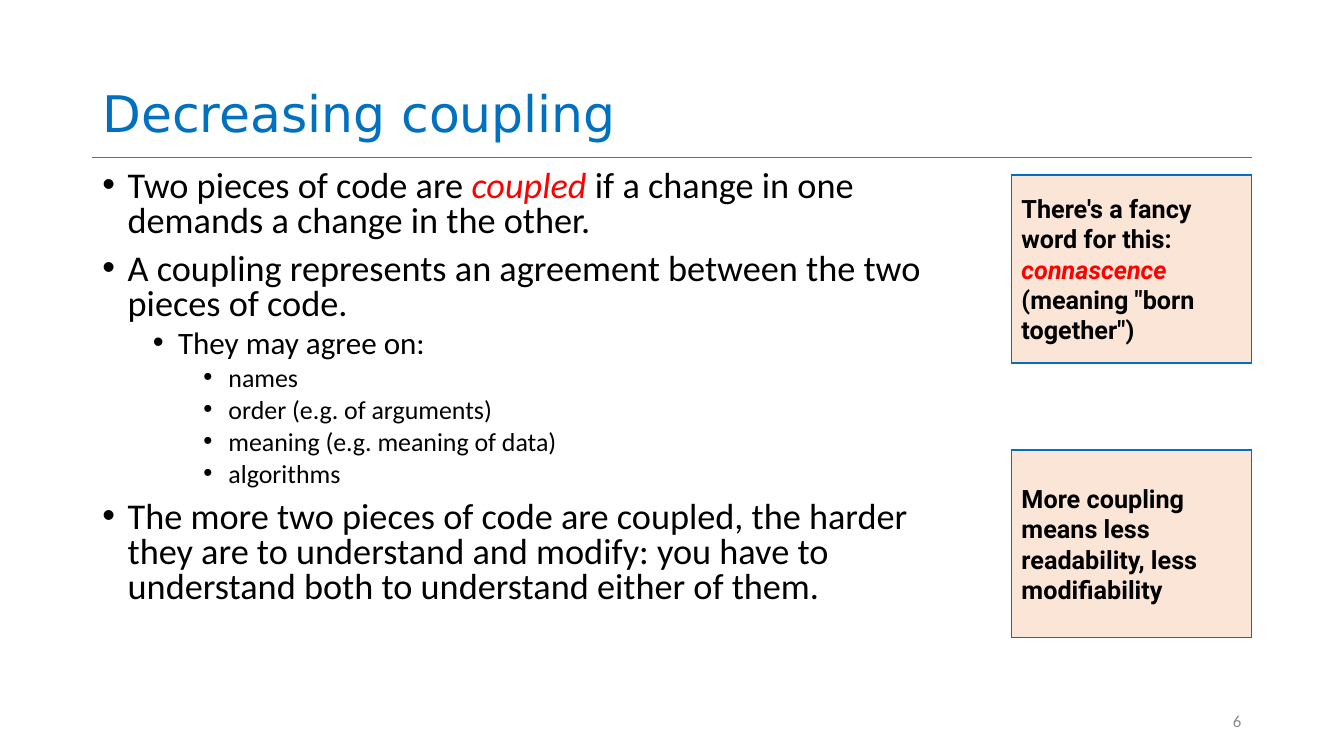
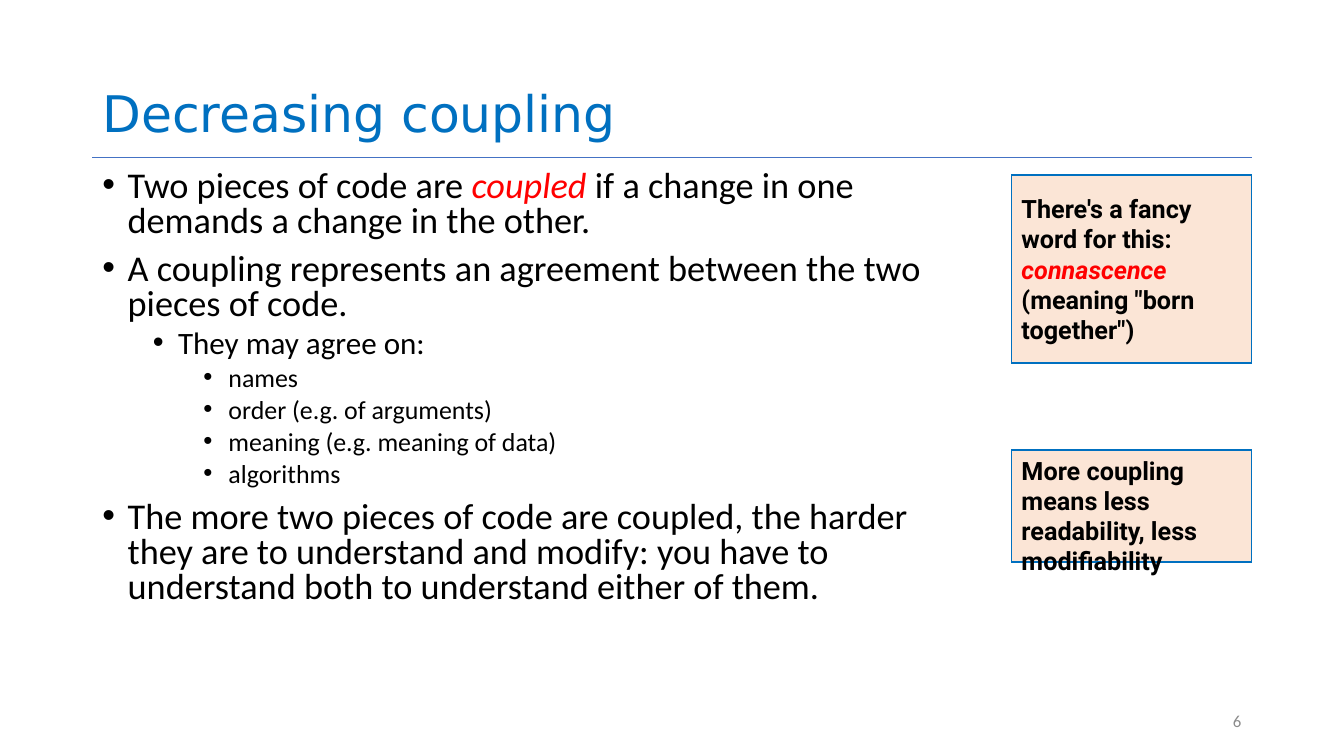
Before and after one commit to neu-se/CS4530-CS5500-Spring-2021, a slide deck: slide 6 of Slides/Lesson 1.2 General Program Design Principles.pptx. Drawn at 1344x756 pixels with LibreOffice and Linux fonts; fonts in the diff are those of the drawing. Boxes give left, top, right and bottom in pixels: in the first picture for what was removed or moved away, otherwise in the second. Text is boxed around its words. In the diff, an @@ line names an element or a change of style, - is before the commit and + after.

```diff
--- a/Slides/Lesson 1.2 General Program Design Principles.pptx
+++ b/Slides/Lesson 1.2 General Program Design Principles.pptx
@@ rectangle "More coupling means less readability, ...": place and size @@
-rectangle "More coupling means less readability, ..." at <box>1012,450,1252,637</box>
+rectangle "More coupling means less readability, ..." at <box>1012,450,1252,562</box>
@@ rectangle "More coupling means less readability, ..." at <box>1012,450,1252,562</box>: vertical alignment middle to top @@
```
